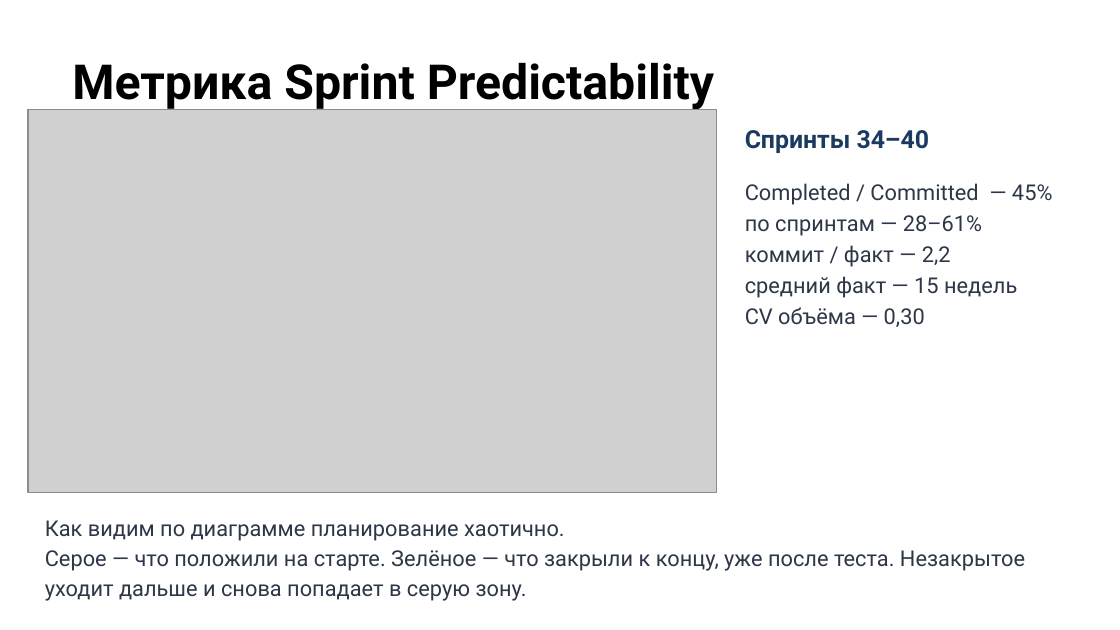
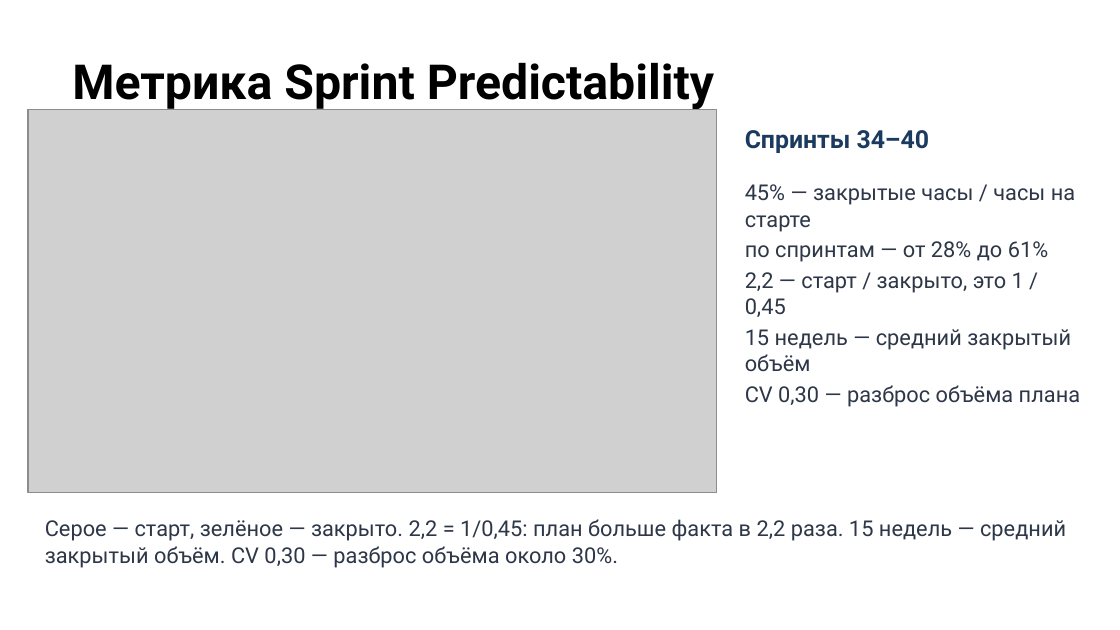
Before and after one commit to camelot270/otus_work, a slide deck: slide 10 of docs/Защита проекта. Петров Н.И..pptx. Drawn at 1120x630 pixels with LibreOffice and Linux fonts; fonts in the diff are those of the drawing; grey boxes stand for pictures; background and template pictures are left out. Boxes give left, top, right and bottom in pixels: in the first picture for what was removed or moved away, otherwise in the second. Text is boxed around its words. In the diff, an @@ line names an element or a change of style, - is before the commit and + after.

```diff
--- a/docs/Защита проекта. Петров Н.И..pptx
+++ b/docs/Защита проекта. Петров Н.И..pptx
@@ text at (745, 184, 1080, 407): text changed @@
-Completed / Committed — 45%
-по спринтам — 28–61%
-коммит / факт — 2,2
-средний факт — 15 недель
-CV объёма — 0,30
+45% — закрытые часы / часы на старте
+по спринтам — от 28% до 61%
+2,2 — старт / закрыто, это 1 / 0,45
+15 недель — средний закрытый объём
+CV 0,30 — разброс объёма плана
@@ text at (45, 519, 1066, 568): text changed @@
-Как видим по диаграмме планирование хаотично.
-Серое — что положили на старте. Зелёное — что закрыли к концу, уже после теста. Незакрытое уходит дальше и снова попадает в серую зону.
+Серое — старт, зелёное — закрыто. 2,2 = 1/0,45: план больше факта в 2,2 раза. 15 недель — средний закрытый объём. CV 0,30 — разброс объёма около 30%.
```
Also in this commit, not shown: 7 other slides changed.
